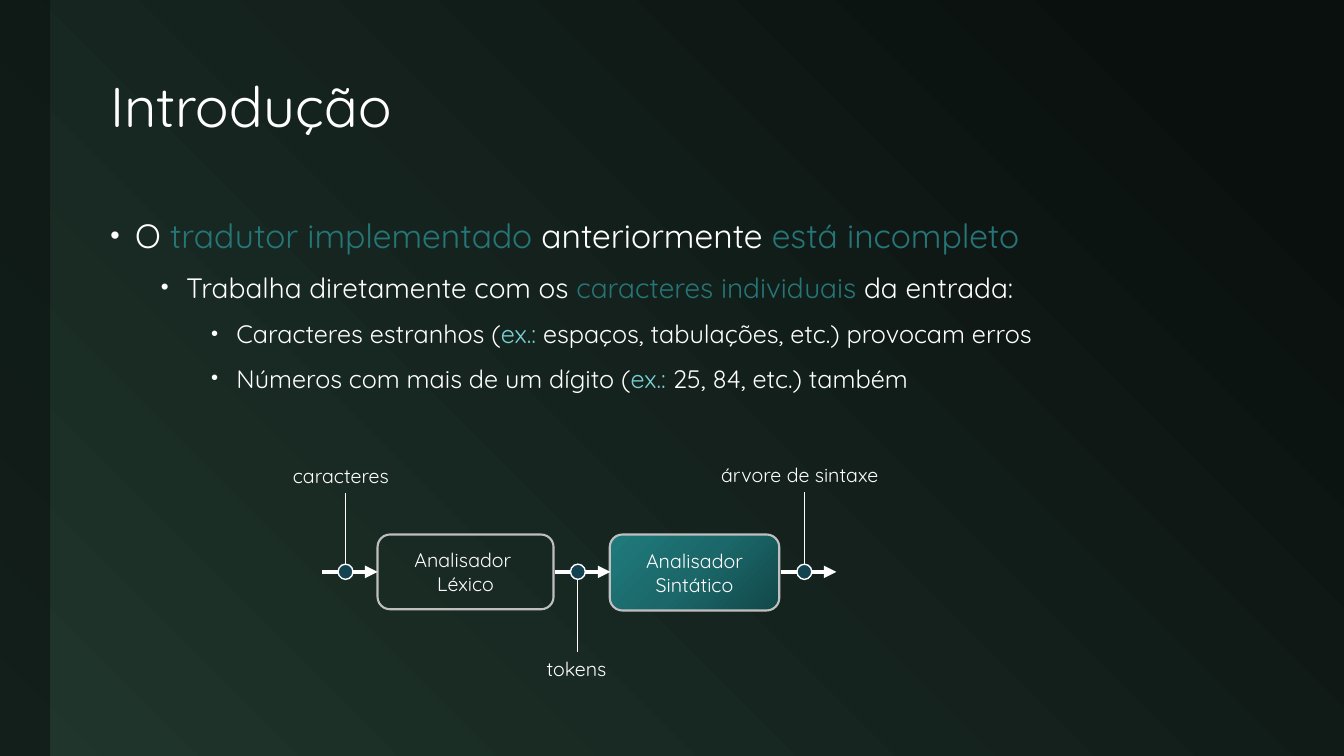
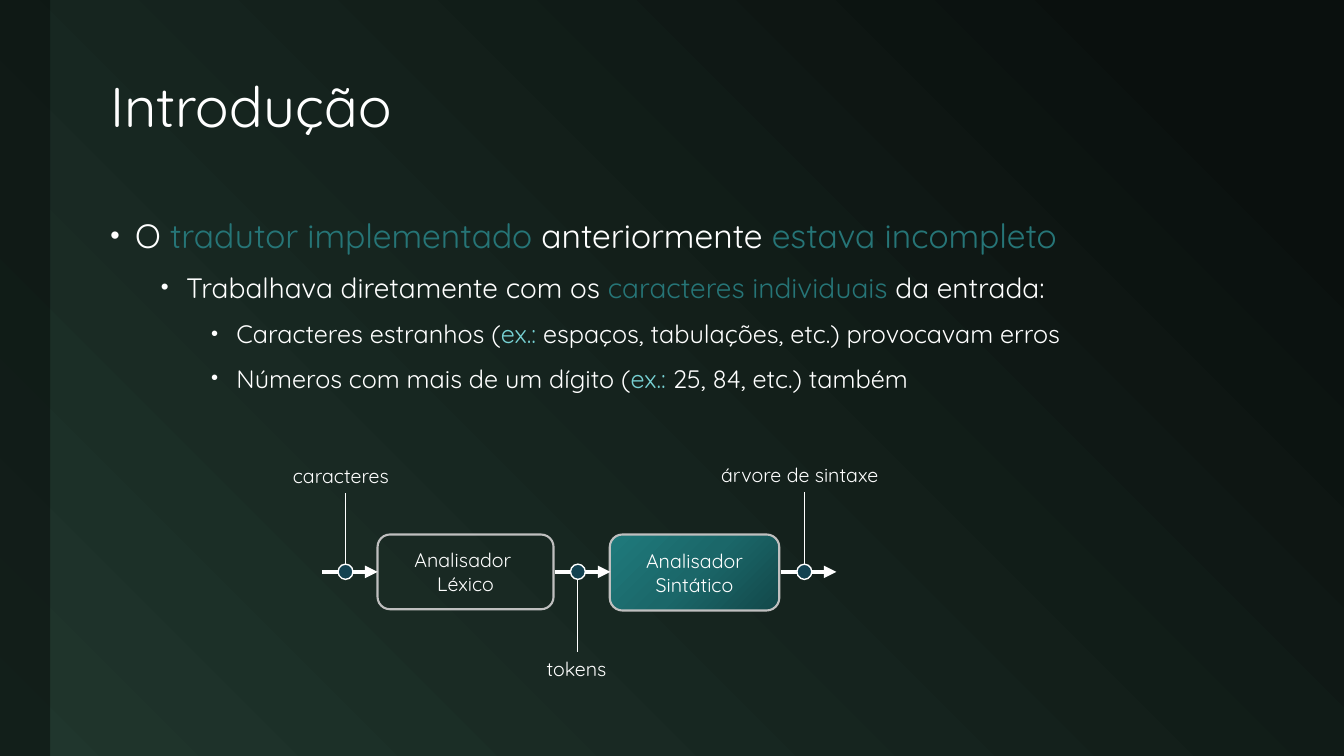
Before and after one commit to JudsonSS/Compiladores, a slide deck: slide 3 of Slides/07. Expansão do Tradutor.pptx. Drawn at 1344x756 pixels with LibreOffice and Linux fonts; fonts in the diff are those of the drawing. Boxes give left, top, right and bottom in pixels: in the first picture for what was removed or moved away, otherwise in the second. Text is boxed around its words. In the diff, an @@ line names an element or a change of style, - is before the commit and + after.

```diff
--- a/Slides/07. Expansão do Tradutor.pptx
+++ b/Slides/07. Expansão do Tradutor.pptx
@@ text at (x1=135, y1=223, x2=1060, y2=348): text changed @@
-• O tradutor implementado anteriormente está incompleto
-  • Trabalha diretamente com os caracteres individuais da entrada:
-    • Caracteres estranhos (ex.: espaços, tabulações, etc.) provocam erros
+• O tradutor implementado anteriormente estava incompleto
+  • Trabalhava diretamente com os caracteres individuais da entrada:
+    • Caracteres estranhos (ex.: espaços, tabulações, etc.) provocavam erros
```
Also in this commit, not shown: 8 other slides changed, 1 slide added, 20 other files.
